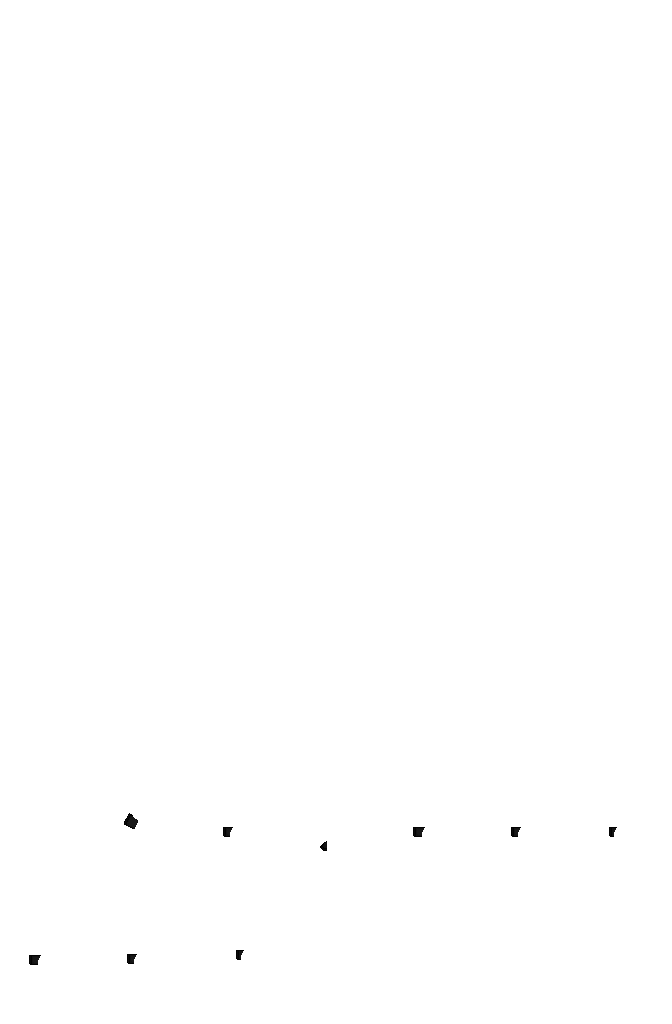
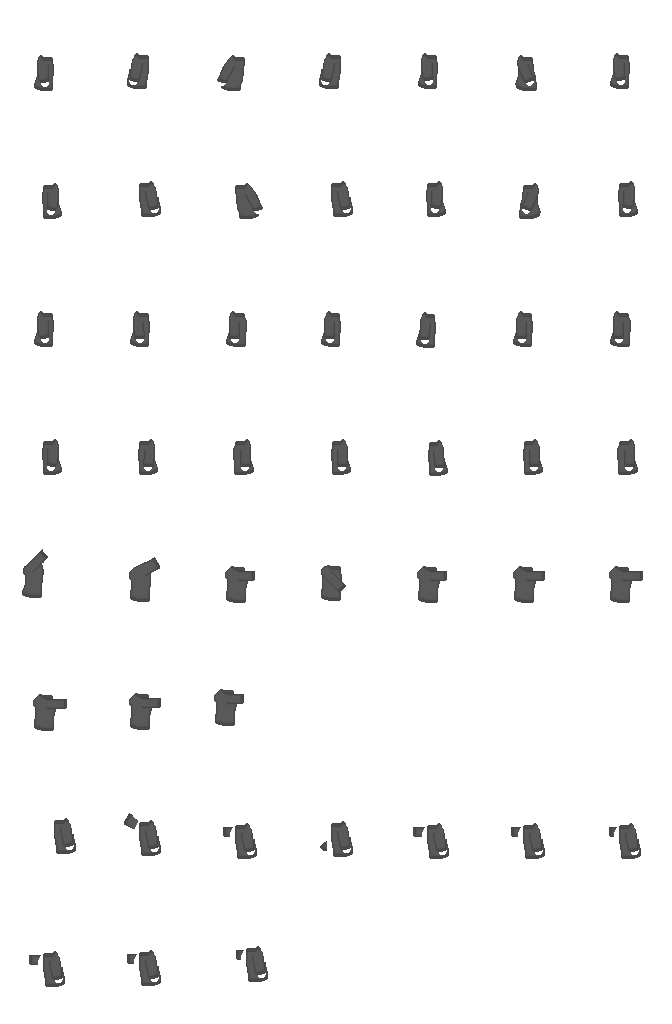
Layered file, before and after one edit (w=672, h=1024). Changes by layer:
hid "light jacket black back" over box(29, 813, 617, 965)
added layer "light jacket gray back" above "light jacket gray" over box(29, 813, 617, 965)
renamed "light jacket" to "light jacket gray", showed it, painted on it over box(22, 53, 643, 987)
